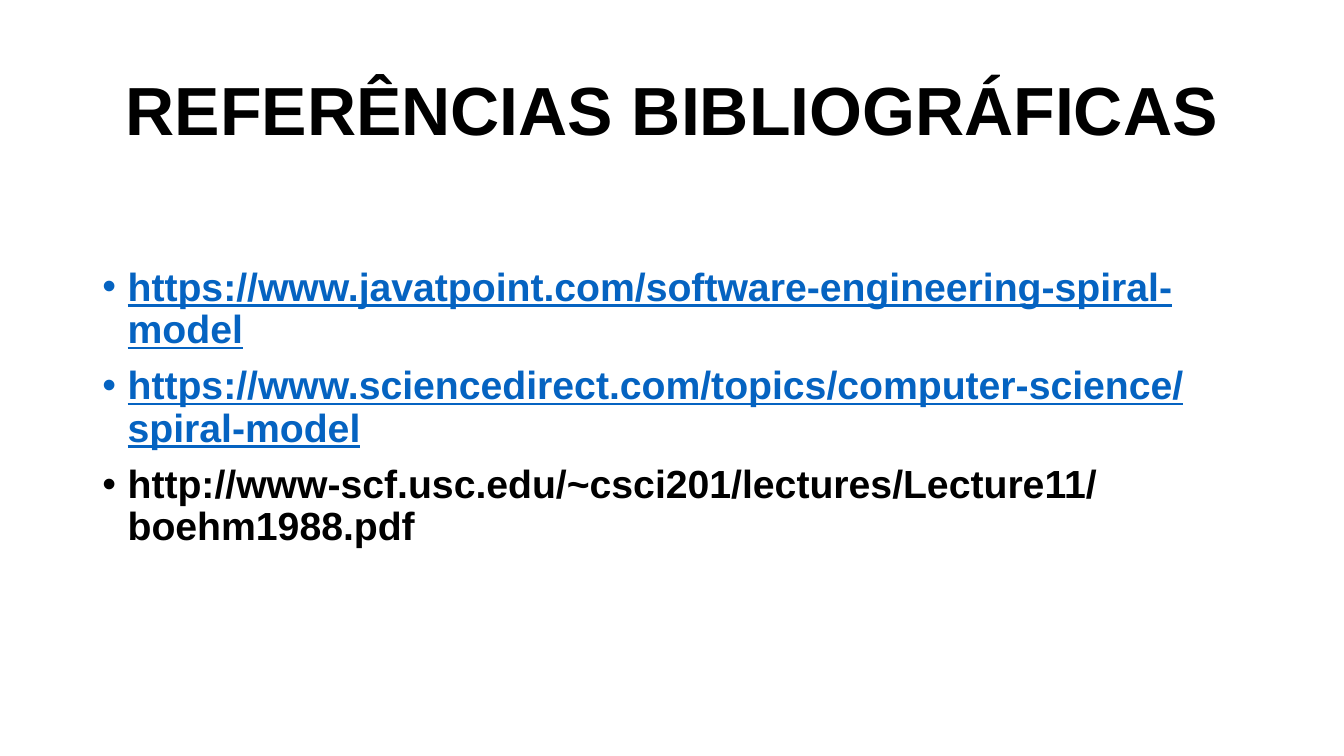
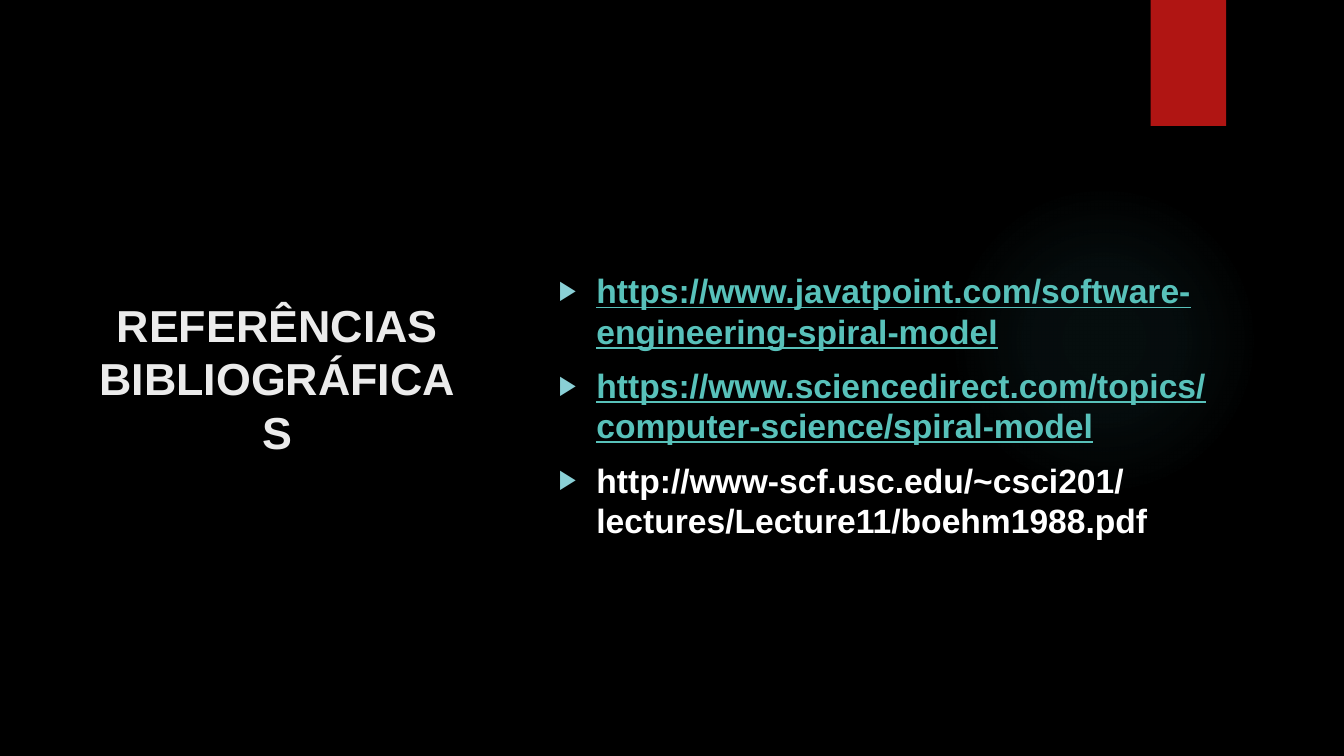
Before and after one commit to GabrielDSS0/ETEC-Coisas-Escolares, a slide deck: slide 12 of 1 etim ds 2022/Analise e Projeto de Sistemas/Trabalho sobre modelo Espiral/Modelo Espiral.pptx. Drawn at 1344x756 pixels with LibreOffice and Linux fonts; fonts in the diff are those of the drawing; background and template pictures are left out. Boxes give left, top, right and bottom in pixels: in the first picture for what was removed or moved away, otherwise in the second. Text is boxed around its words. In the diff, an @@ line names an element or a change of style, - is before the commit and + after.

```diff
--- a/1 etim ds 2022/Analise e Projeto de Sistemas/Trabalho sobre modelo Espiral/Modelo Espiral.pptx
+++ b/1 etim ds 2022/Analise e Projeto de Sistemas/Trabalho sobre modelo Espiral/Modelo Espiral.pptx
@@ background #FFFFFF to picture (left out) @@
@@ rectangle added at box(1150, 0, 1226, 126), fill #B01513 @@
@@ title "REFERÊNCIAS BIBLIOGRÁFICAS": place and size @@
-title "REFERÊNCIAS BIBLIOGRÁFICAS" at box(126, 81, 1218, 136)
+title "REFERÊNCIAS BIBLIOGRÁFICAS" at box(117, 307, 438, 343)
@@ title "REFERÊNCIAS BIBLIOGRÁFICAS" at box(117, 307, 438, 343): size 48.6 to 32 pt, text colour #000000 to #EBEBEB; line spacing 0.9 to 1 @@
@@ text "https://www.javatpoint.com/software-engineering-spiral-model": place and size @@
-text "https://www.javatpoint.com/software-engineering-spiral-model" at box(128, 272, 1184, 548)
+text "https://www.javatpoint.com/software-engineering-spiral-model" at box(596, 278, 1205, 540)
@@ text "https://www.javatpoint.com/software-engineering-spiral-model" at box(596, 278, 1205, 540): size 28 to 24 pt; text colour #0563C1 to #58C1BA in "https://www.javatpoint.com/software-engineering-spiral-model", "https://www.sciencedirect.com/topics/computer-science/spiral ..."; text colour #000000 to #FFFFFF in "http://www-scf.usc.edu/~csci201/lectures/Lecture11/boehm1988 ..."; bullet • to ▶; line spacing 0.9 to 1; vertical alignment top to middle @@
@@ ellipse added at box(949, 185, 1259, 495), fill gradient #50B9C1 @@
```
Also in this commit, not shown: 11 other slides changed, 1 slide added, 1 slide removed.
